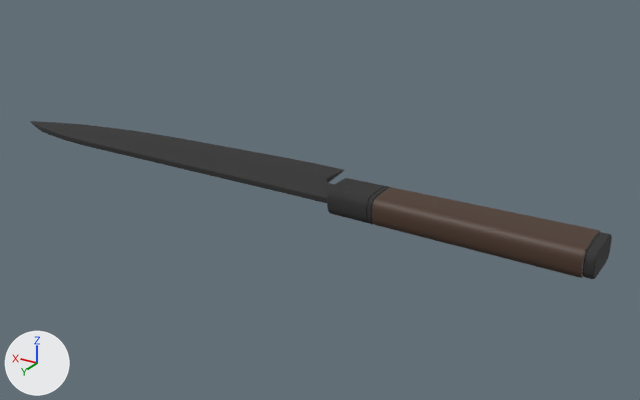
What one commit did to the FBX model DiceTheRolls/Content/Assets/Knife/SM_Knife.fbx.
One viewpoint serves both versions: a 50 mm camera at (-0.151, 0.398, 0.192) aimed at (0.097, -0.015, -0.015). Arrows for +X, +Y and +Z are at lower left; the lights stay in place. Where no turn or scale is listed for an object, it has been applied to the vertices.

The scene before the commit, as lines of its bpy script (objects in view):
```python
me_mesh = bpy.data.meshes.new('Mesh')
me_mesh.from_pydata(...)  # 5676 vertices, 5672 faces; spans x -0.072..0.322, y -0.032..0.02, z -0.008..0.008
# faces by material slot: [4840, 832]
me_mesh.materials.append(mat_phong2)  # black #2d2d2d
me_mesh.materials.append(mat_phong3)  # brown #4a362a
ob_knife = bpy.data.objects.new('Knife', me_mesh)
ob_knife.location = (0.0, 0.0, 0.0)
```
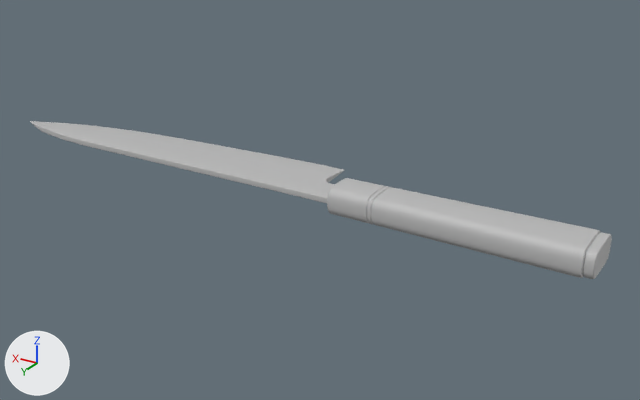
Boxes (x1, y1, x2, y2) around the edits, measured in the pictures (640 x 400 px):
part 1 of me_mesh, recoloured (black to grey)
    both: (30, 121, 612, 279)
part 2 of me_mesh, recoloured (brown to grey)
    both: (372, 187, 600, 278)

What the commit changed:
Material 'phong1' (mat_phong1) is new.
Its base color is (0.5, 0.5, 0.5) (grey #bcbcbc).
Its roughness is 0.553.
me_mesh has 5676 vertices, 5672 faces and spans x -0.072..0.322, y -0.032..0.02, z -0.008..0.008.
me_mesh is used by ob_knife; location (0.0, 0.0, 0.0).
me_mesh part 1: all 4840 faces that had it switch from mat_phong2 (black #2d2d2d) to mat_phong1 (grey #bcbcbc).
me_mesh part 2: all 832 faces that had it switch from mat_phong3 (brown #4a362a) to mat_phong1 (grey #bcbcbc).
